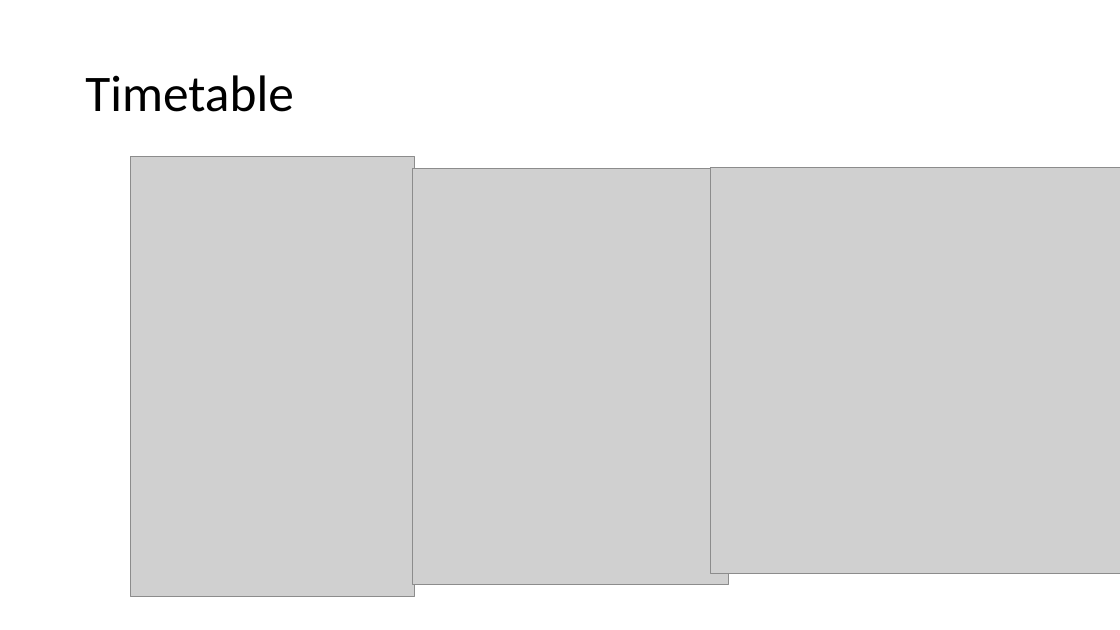
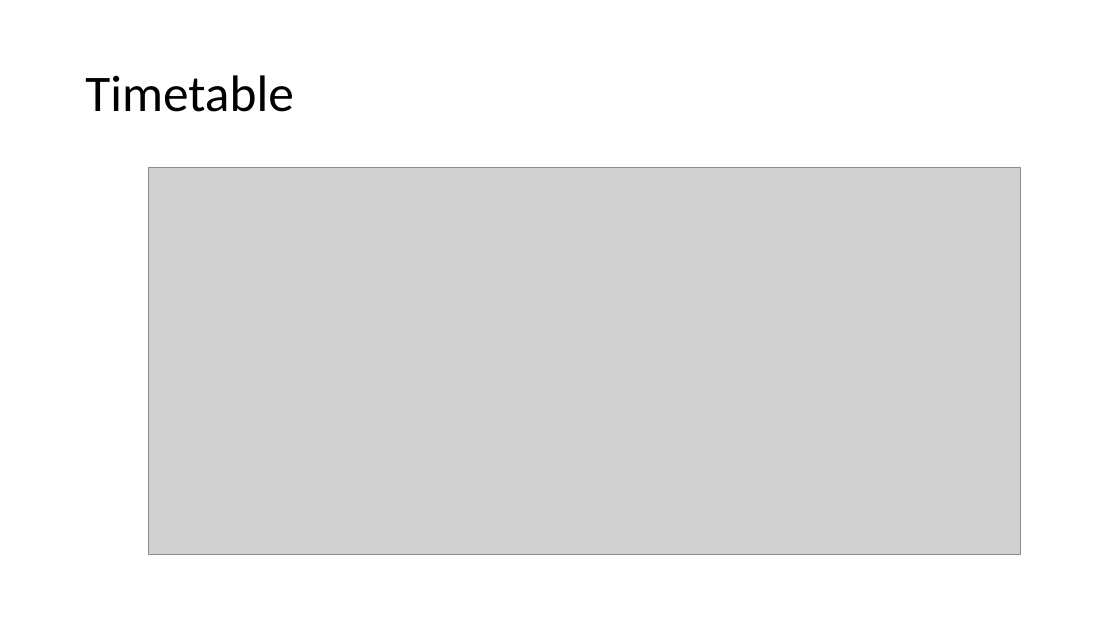
Before and after one commit to n8thangreen/Pakistan-workshop-site, a slide deck: slide 6 of presentations/day 1/9-15--10-00_workshop into/workshop-intro.pptx. Drawn at 1120x630 pixels with LibreOffice and Linux fonts; fonts in the diff are those of the drawing; grey boxes stand for pictures. Boxes give left, top, right and bottom in pixels: in the first picture for what was removed or moved away, otherwise in the second. Text is boxed around its words. In the diff, an @@ line names an element or a change of style, - is before the commit and + after.

```diff
--- a/presentations/day 1/9-15--10-00_workshop into/workshop-intro.pptx
+++ b/presentations/day 1/9-15--10-00_workshop into/workshop-intro.pptx
@@ picture removed at box(130, 156, 415, 597) @@
@@ picture added at box(148, 168, 1020, 555) @@
@@ picture removed at box(413, 169, 729, 585) @@
@@ picture removed at box(710, 168, 1120, 574) @@
```
Also in this commit, not shown: 2 slides added, 3 other files.
